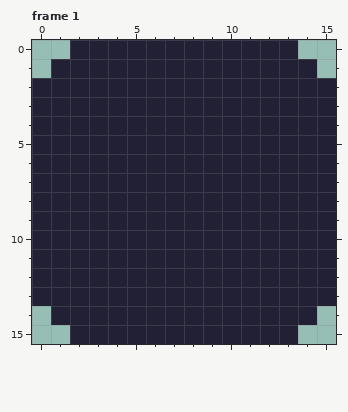
Pixel-art file -- assets/base_theme/checkbox/checkbox.aseprite. Above, as it was before the edit.
16x16 pixels, 2 frames. Shown: frame 1. The commit also changed other frames, which this record leaves out.
The same view after the edit:
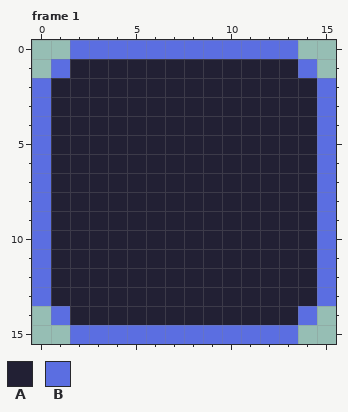
Palette (. is transparent): A #222034  B #5b6ee1
The edit:
Frame 1:
y 0: x 2..13 AAAAAAAAAAAA -> BBBBBBBBBBBB
y 1: x 1 A -> B; x 14 A -> B
y 2..13: x 0 A -> B; x 15 A -> B
y 14: x 1 A -> B; x 14 A -> B
y 15: x 2..13 AAAAAAAAAAAA -> BBBBBBBBBBBB
Where, in picture pixels (left, top, right, bottom), the same in both pictures:
changed: (32, 40, 336, 344)
